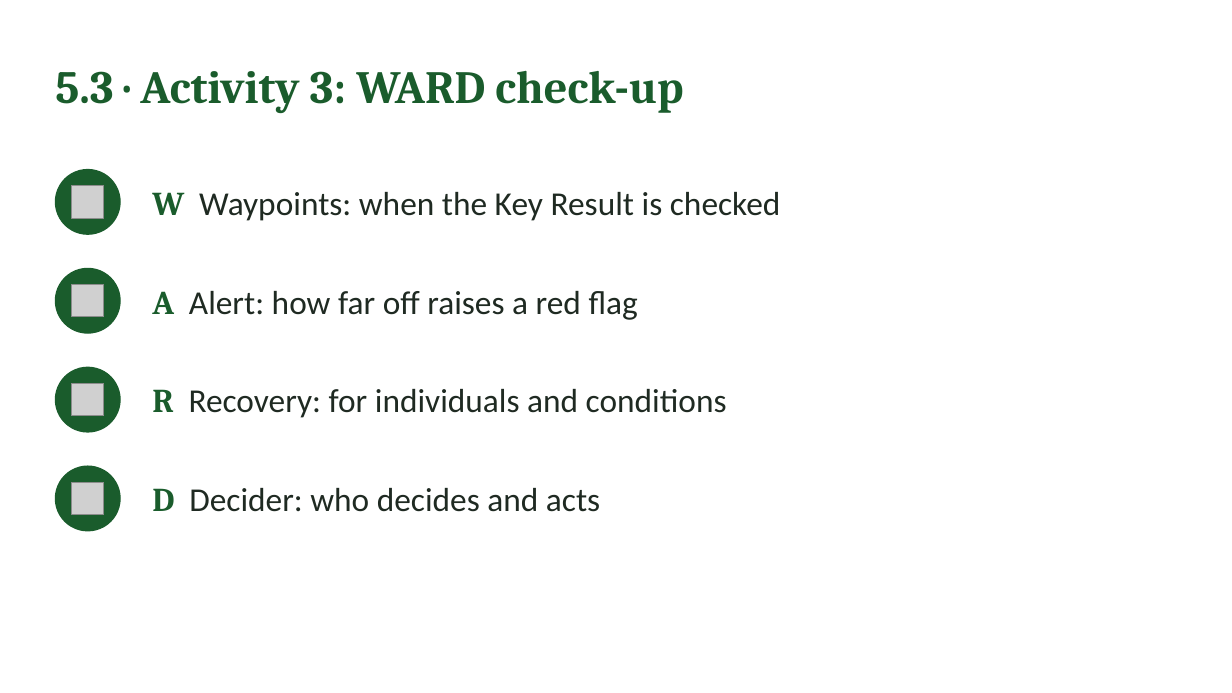
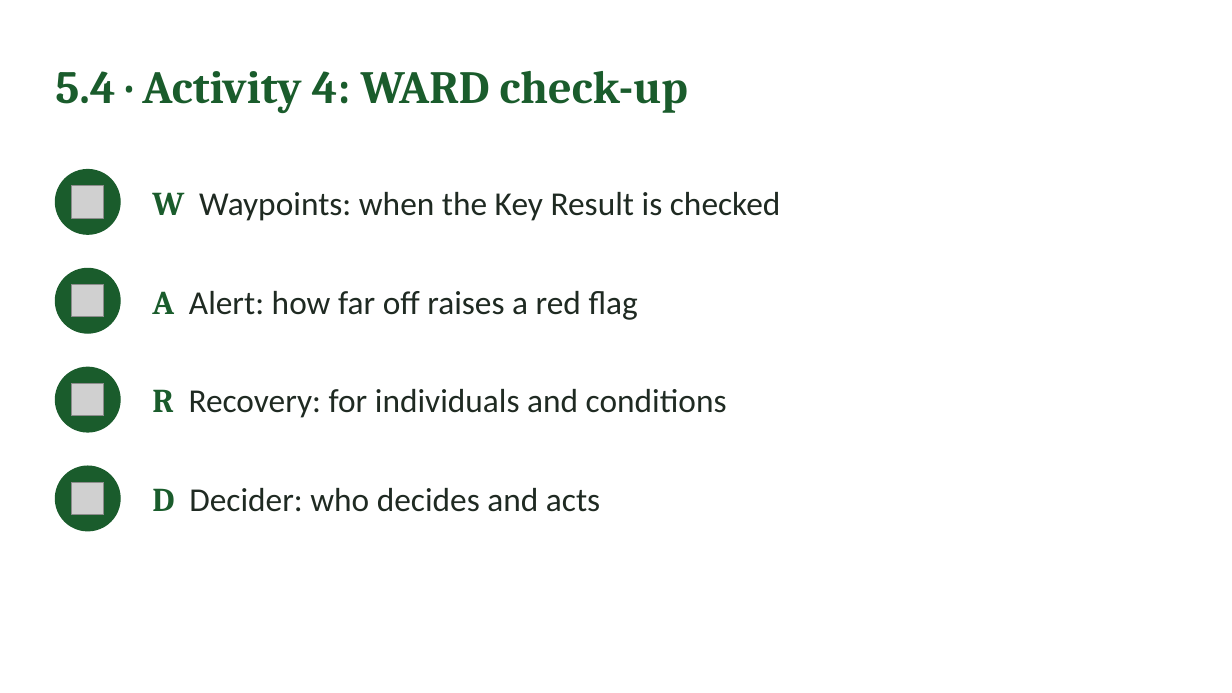
Before and after one commit to IBSL26/ibsl-platform, a slide deck: slide 33 of Unit decks/Unit 06 - Performance Management Setup.pptx. Drawn at 1232x693 pixels with LibreOffice and Linux fonts; fonts in the diff are those of the drawing; grey boxes stand for pictures. Boxes give left, top, right and bottom in pixels: in the first picture for what was removed or moved away, otherwise in the second. Text is boxed around its words. In the diff, an @@ line names an element or a change of style, - is before the commit and + after.

```diff
--- a/Unit decks/Unit 06 - Performance Management Setup.pptx
+++ b/Unit decks/Unit 06 - Performance Management Setup.pptx
@@ text at (55, 71, 688, 113): text changed @@
-5.3 · Activity 3: WARD check-up
+5.4 · Activity 4: WARD check-up
```
Also in this commit, not shown: 39 other files.
